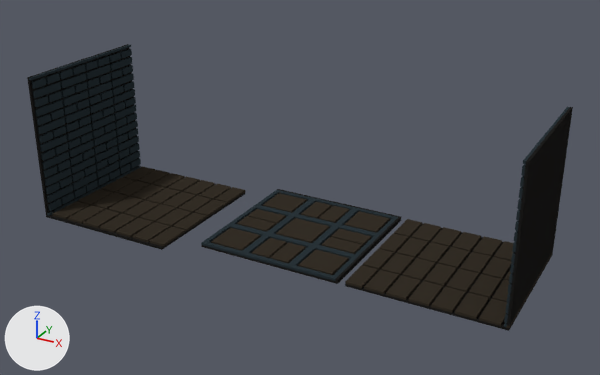
One commit to the Blender file Rotten Zone/models/corridor_point/corridor_point.blend: the scene before it, then after it.
Rendered twice from a 50 mm lens placed at (15.9, -25.3, 18.4), pointed at (0.7, 2.3, 4.6). The axes (+X, +Y, +Z) are drawn at lower left. The lights are the same throughout.

Names of what the first picture shows: 'corridor_1', 'corridor_1.001', 'e_corridor_point_centrum'.
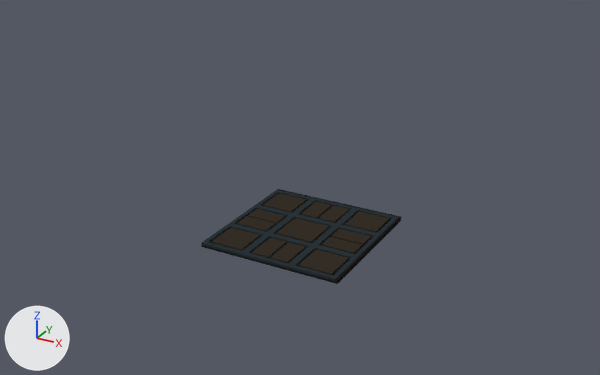
The newer file is also turned or shifted as a whole; pictures and numbers use the older file's frame.

What differs and where, as boxes [x1, y1, x2, y2] in the pictures (600 x 375 px):
'corridor_1.001', deleted (black): before [27, 44, 245, 250]
'corridor_1', deleted: before [345, 106, 573, 331]

The edits, one by one:
Object 'corridor_1' (ob_corridor_1) is deleted.
Object 'corridor_1.001' (ob_corridor_1_001) is deleted.
